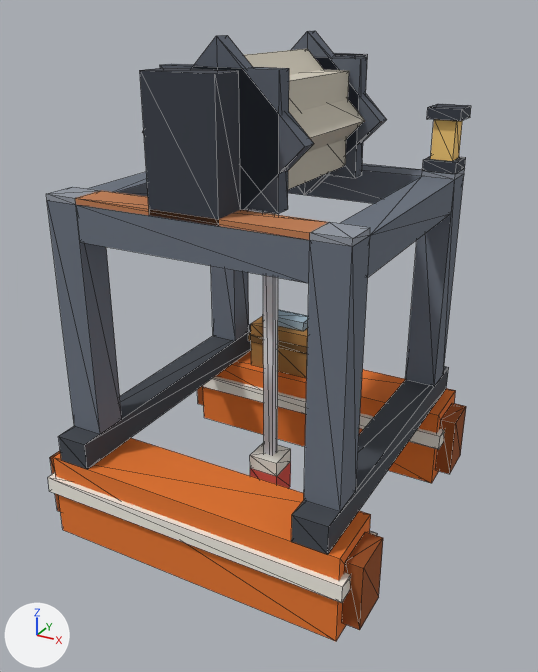
The glTF model assets/models/fishery.glb, before and after one commit.
Both versions are drawn from a camera (50 mm lens) standing at (1.449, -1.236, 1.213) and looking at (0.479, 0.528, 0.331). Lighting does not change. The marker at lower left points along +X, +Y and +Z. The older version comes first. Mesh edges are drawn as thin lines.

Script lines for the objects in view, before the commit:
```python
ob_body_047 = bpy.data.objects.new('body.047', me_fishery_body)
ob_body_047.location = (0.0, 0.0, 0.0)
ob_line = bpy.data.objects.new('line', me_fishery_line)
ob_line.location = (0.0, 0.0, 0.0)
ob_tier_022 = bpy.data.objects.new('tier.022', me_fishery_tier)
ob_tier_022.location = (0.0, 0.0, 0.0)
# also in view: 'winch' at (0.5, 0.5, 0.938)
```
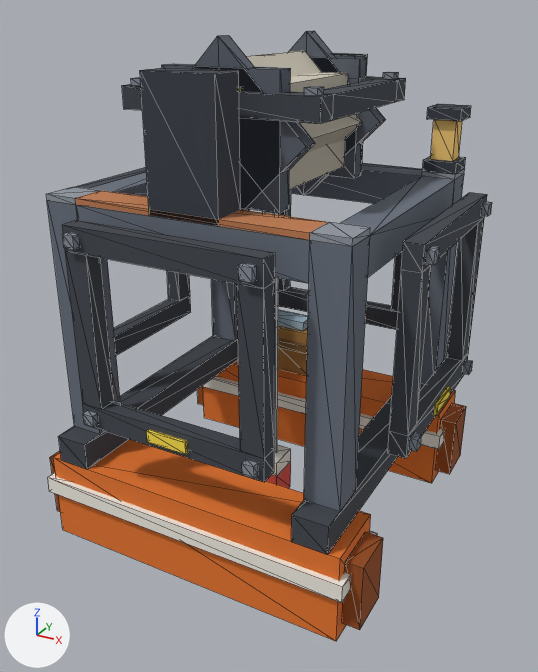
The change, as JSON lines over the scene's bpy script:
```json
{"op": "add", "block": "mat_glow_energy", "code": ["mat_glow_energy = principled_material('glow_energy')", "mat_glow_energy.base_color = (1.0, 0.753, 0.0685)  # yellow #ffe14a", "mat_glow_energy.roughness = 1.0"]}
{"op": "add", "block": "me_fishery_link_z", "code": ["me_fishery_link_z = bpy.data.meshes.new('fishery_link_z+')", "me_fishery_link_z.from_pydata(...)  # 64 vertices, 108 faces; spans x 0.238..0.762, y 0.238..0.762, z 0.991..1.061", "# faces by material slot: [48, 48, 12]", "me_fishery_link_z.materials.append(mat_case_dark)  # dark grey #42474f", "me_fishery_link_z.materials.append(mat_steel)  # grey #8a919d", "me_fishery_link_z.materials.append(mat_glow_energy)  # yellow #ffe14a"]}
{"op": "add", "block": "me_fishery_link_y_1", "code": ["me_fishery_link_y_1 = bpy.data.meshes.new('fishery_link_y-')", "me_fishery_link_y_1.from_pydata(...)  # 72 vertices, 108 faces; spans x 0.238..0.763, y -0.028..0.038, z 0.238..0.762", "# faces by material slot: [48, 48, 12]", "me_fishery_link_y_1.materials.append(mat_case_dark)  # dark grey #42474f", "me_fishery_link_y_1.materials.append(mat_steel)  # grey #8a919d", "me_fishery_link_y_1.materials.append(mat_glow_energy)  # yellow #ffe14a"]}
{"op": "add", "block": "me_fishery_link_y", "code": ["me_fishery_link_y = bpy.data.meshes.new('fishery_link_y+')", "me_fishery_link_y.from_pydata(...)  # 64 vertices, 108 faces; spans x 0.238..0.762, y 0.962..1.028, z 0.238..0.762", "# faces by material slot: [48, 48, 12]", "me_fishery_link_y.materials.append(mat_case_dark)  # dark grey #42474f", "me_fishery_link_y.materials.append(mat_steel)  # grey #8a919d", "me_fishery_link_y.materials.append(mat_glow_energy)  # yellow #ffe14a"]}
{"op": "add", "block": "me_fishery_link_x_1", "code": ["me_fishery_link_x_1 = bpy.data.meshes.new('fishery_link_x-')", "me_fishery_link_x_1.from_pydata(...)  # 68 vertices, 108 faces; spans x -0.028..0.038, y 0.238..0.762, z 0.238..0.762", "# faces by material slot: [48, 48, 12]", "me_fishery_link_x_1.materials.append(mat_case_dark)  # dark grey #42474f", "me_fishery_link_x_1.materials.append(mat_steel)  # grey #8a919d", "me_fishery_link_x_1.materials.append(mat_glow_energy)  # yellow #ffe14a"]}
{"op": "add", "block": "me_fishery_link_x", "code": ["me_fishery_link_x = bpy.data.meshes.new('fishery_link_x+')", "me_fishery_link_x.from_pydata(...)  # 64 vertices, 108 faces; spans x 0.962..1.028, y 0.238..0.762, z 0.238..0.762", "# faces by material slot: [48, 48, 12]", "me_fishery_link_x.materials.append(mat_case_dark)  # dark grey #42474f", "me_fishery_link_x.materials.append(mat_steel)  # grey #8a919d", "me_fishery_link_x.materials.append(mat_glow_energy)  # yellow #ffe14a"]}
{"op": "add", "block": "ob_link_z__030", "code": ["ob_link_z__030 = bpy.data.objects.new('link_z+.030', me_fishery_link_z)", "ob_link_z__030.location = (0.0, 0.0, 0.0)"]}
{"op": "add", "block": "ob_link_y__032_1", "code": ["ob_link_y__032_1 = bpy.data.objects.new('link_y-.032', me_fishery_link_y_1)", "ob_link_y__032_1.location = (0.0, 0.0, 0.0)"]}
{"op": "add", "block": "ob_link_y__032", "code": ["ob_link_y__032 = bpy.data.objects.new('link_y+.032', me_fishery_link_y)", "ob_link_y__032.location = (0.0, 0.0, 0.0)"]}
{"op": "add", "block": "ob_link_x__032_1", "code": ["ob_link_x__032_1 = bpy.data.objects.new('link_x-.032', me_fishery_link_x_1)", "ob_link_x__032_1.location = (0.0, 0.0, 0.0)"]}
{"op": "add", "block": "ob_link_x__032", "code": ["ob_link_x__032 = bpy.data.objects.new('link_x+.032', me_fishery_link_x)", "ob_link_x__032.location = (0.0, 0.0, 0.0)"]}
```

What differs and where, as boxes [x1, y1, x2, y2] in the pictures (538 x 672 px):
```json
{"object": "link_y-.032", "change": "added", "after": [62, 220, 275, 482], "faces in mat_case_dark (dark grey #42474f)": [62, 220, 275, 482], "faces in mat_steel (grey #8a919d)": [62, 232, 258, 479], "faces in mat_glow_energy (yellow #ffe14a)": [146, 429, 188, 454]}
{"object": "link_x+.032", "change": "added", "after": [388, 192, 492, 458], "faces in mat_case_dark (dark grey #42474f)": [388, 192, 487, 458], "faces in mat_steel (grey #8a919d)": [409, 201, 492, 452], "faces in mat_glow_energy (yellow #ffe14a)": [433, 386, 451, 416]}
{"object": "link_z+.030", "change": "added", "after": [122, 71, 406, 124], "faces in mat_case_dark (dark grey #42474f)": [122, 76, 406, 124], "faces in mat_steel (grey #8a919d)": [131, 71, 399, 96]}
{"object": "link_x-.032", "change": "added", "after": [76, 167, 191, 355]}
{"object": "link_y+.032", "change": "added", "after": [278, 163, 422, 330], "on screen": "mostly hidden"}
{"object": "line", "change": "unchanged, covered by the edit", "before": [250, 212, 291, 488], "after": [263, 211, 291, 488]}
```
